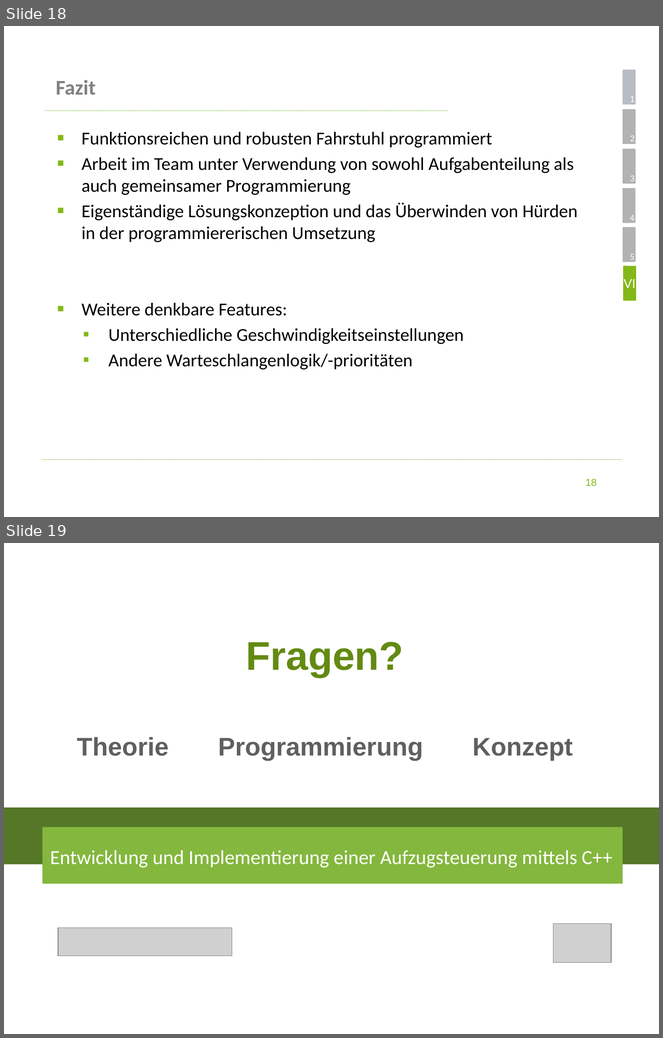
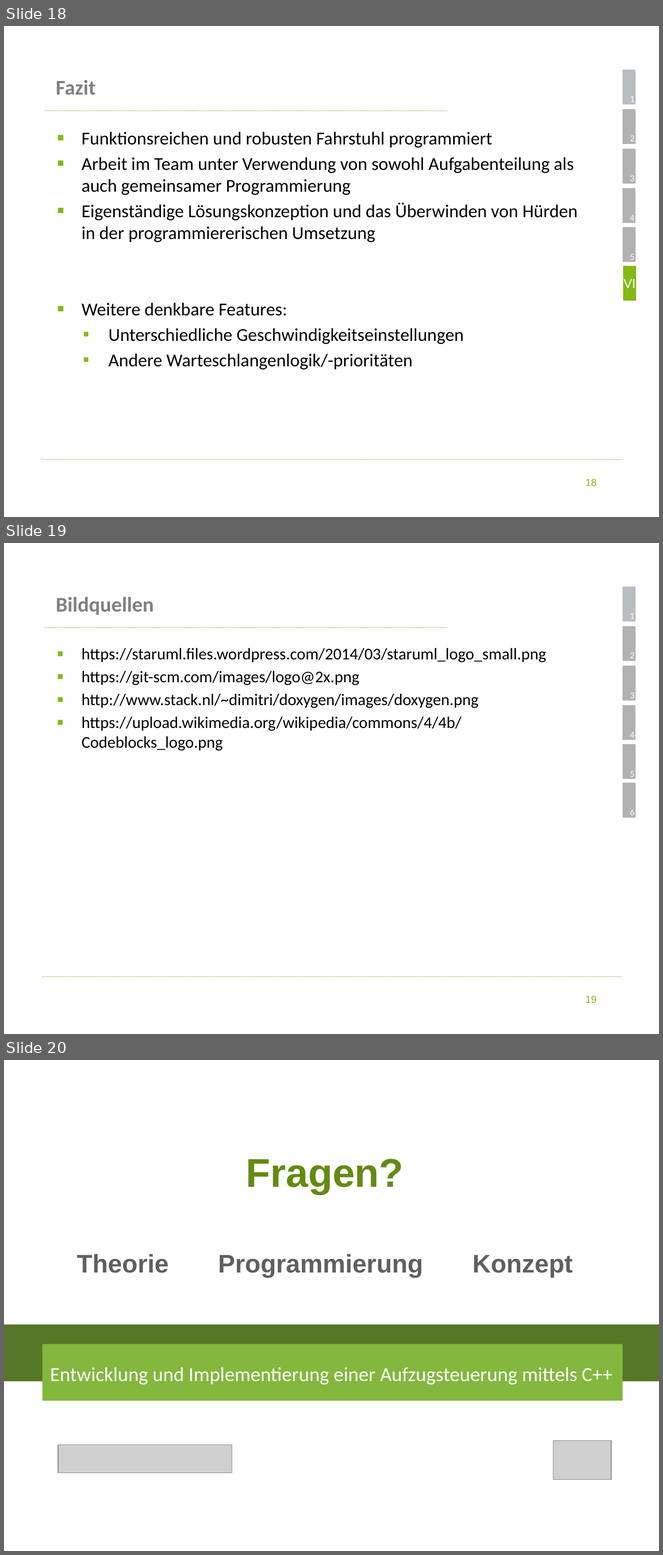
Before and after one commit to koeni90/elevatorUML, a slide deck: Präsentation Gruppe 5.pptx. Shown one above the other, each under a label of ours: slides 18 and 19 before the commit, slides 18, 19 and 20 after it. The pictures are 663x1038 and 663x1555 pixels, drawn with LibreOffice and Linux fonts; fonts in the diff are those of the drawing; grey boxes stand for pictures; background and template pictures are left out. Boxes give left, top, right and bottom in pixels: in the first picture for what was removed or moved away, otherwise in the second. Text is boxed around its words. In the diff, an @@ line names an element or a change of style, - is before the commit and + after.

Commit message:
Bildquellen hinzugefügt

```diff
--- a/Präsentation Gruppe 5.pptx
+++ b/Präsentation Gruppe 5.pptx
@@ slide 19 added at box(4, 543, 659, 1034), background #FFFFFF; not listed: 13 template elements that a slide beside it also shows @@
@@ title added at box(56, 597, 154, 615), 23 pt, text #808080, bold @@
+Bildquellen
@@ text added at box(81, 648, 546, 751), 18 pt, text #000000 @@
+▪ https://staruml.files.wordpress.com/2014/03/staruml_logo_small.png
+▪ https://git-scm.com/images/logo@2x.png
+▪ http://www.stack.nl/~dimitri/doxygen/images/doxygen.png
+▪ https://upload.wikimedia.org/wikipedia/commons/4/4b/Codeblocks_logo.png
@@ rounded rectangle added at box(623, 783, 636, 818), fill #B2B2B2 @@
@@ page number added at box(586, 996, 597, 1003), 11 pt, text #84B818 @@
+19
@@ what was slide 19 is now slide 20 @@
```
